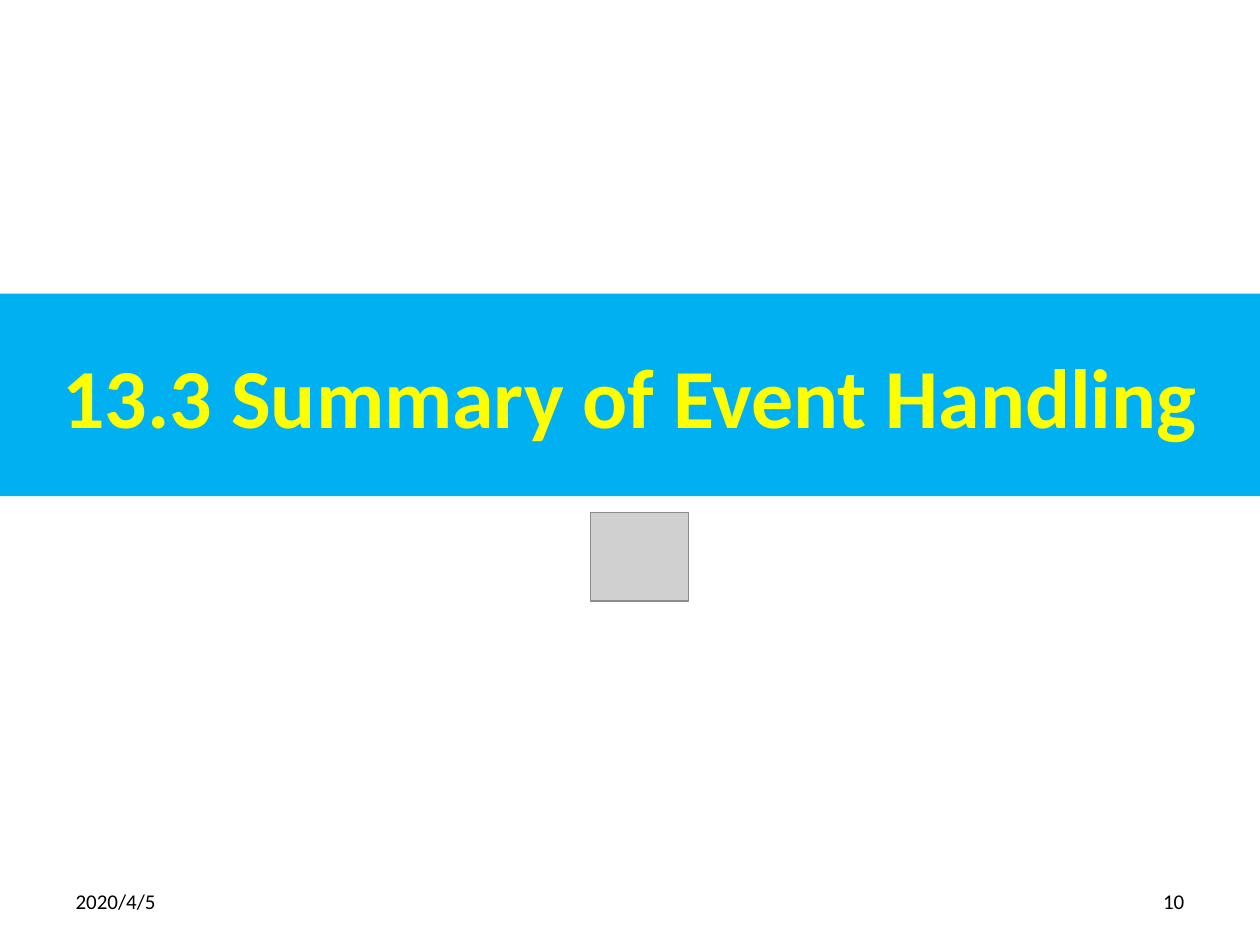
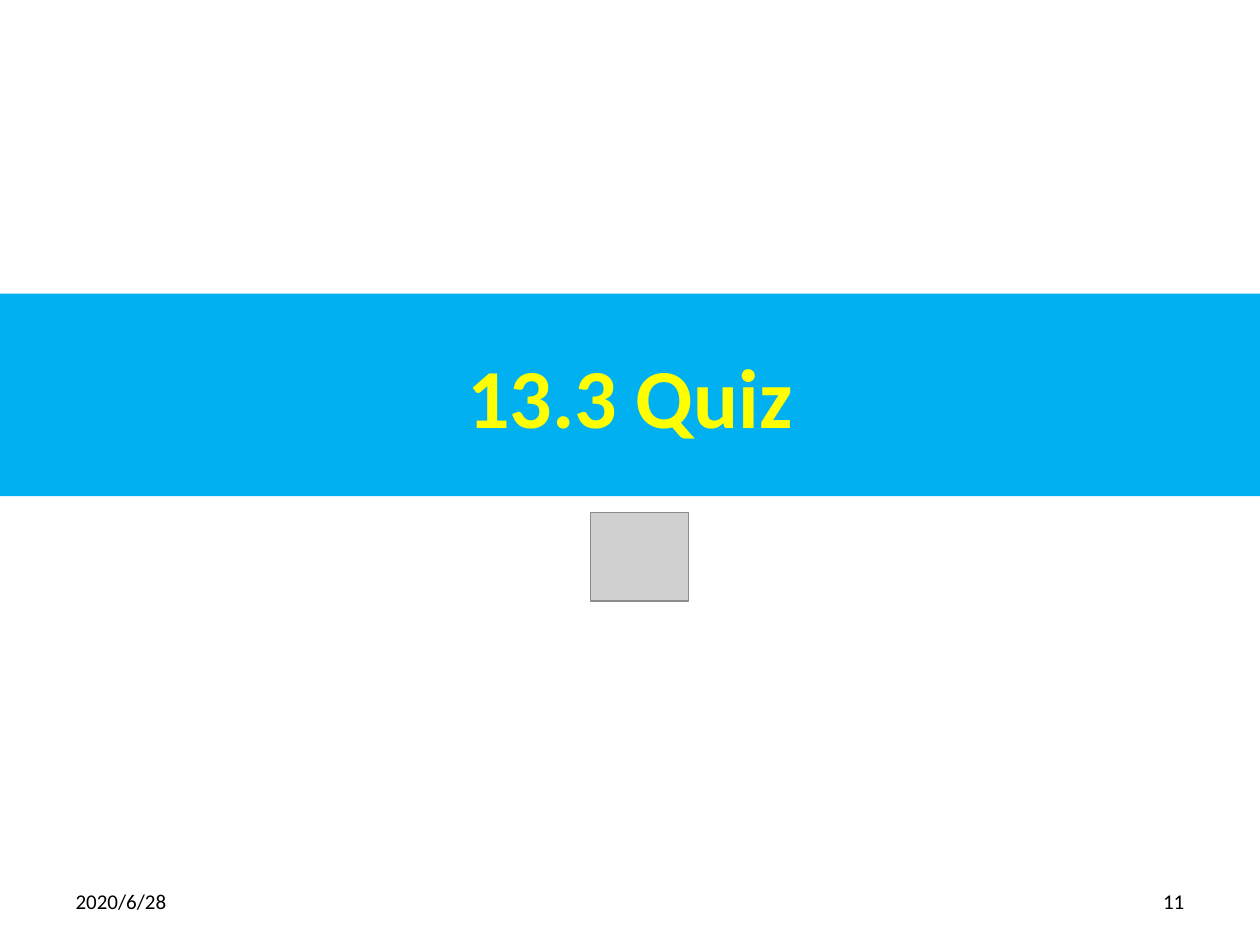
Before and after one commit to peterhchen/800-React-Hook, a slide deck: slide 11 of 13_EventHandle.pptx (slide 10 before the commit). Drawn at 1260x945 pixels with LibreOffice and Linux fonts; fonts in the diff are those of the drawing; grey boxes stand for pictures. Boxes give left, top, right and bottom in pixels: in the first picture for what was removed or moved away, otherwise in the second. Text is boxed around its words. In the diff, an @@ line names an element or a change of style, - is before the commit and + after.

```diff
--- a/13_EventHandle.pptx
+++ b/13_EventHandle.pptx
@@ title at bbox=[467, 369, 793, 439]: text changed @@
-13.3 Summary of Event Handling
+13.3 Quiz
@@ text at bbox=[76, 894, 167, 910]: text changed @@
-2020/4/5
+2020/6/28
@@ page number at bbox=[1163, 895, 1184, 909]: text changed @@
-10
+11
```
Also in this commit, not shown: 9 other slides changed, 2 slides added.
